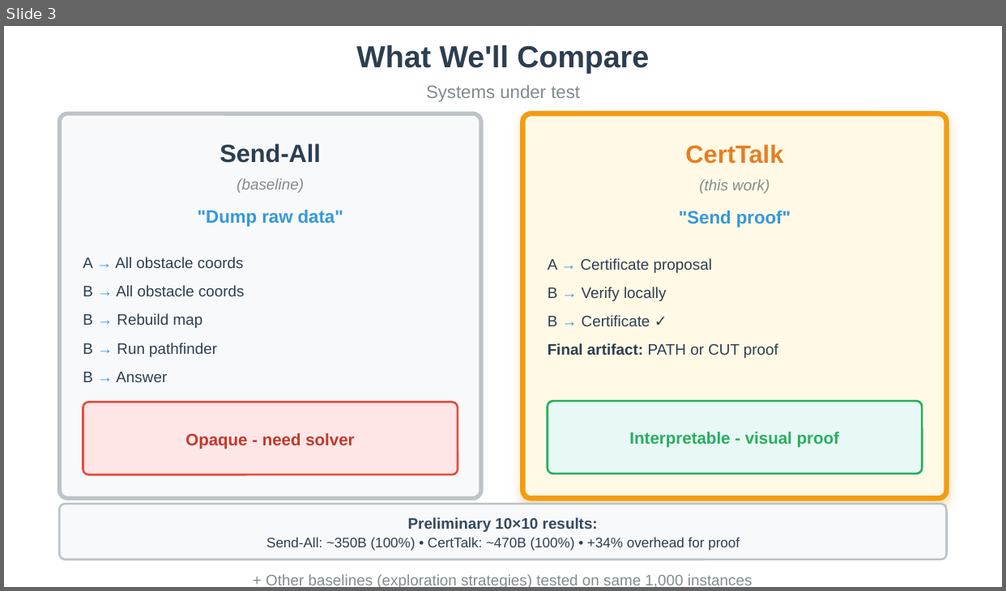
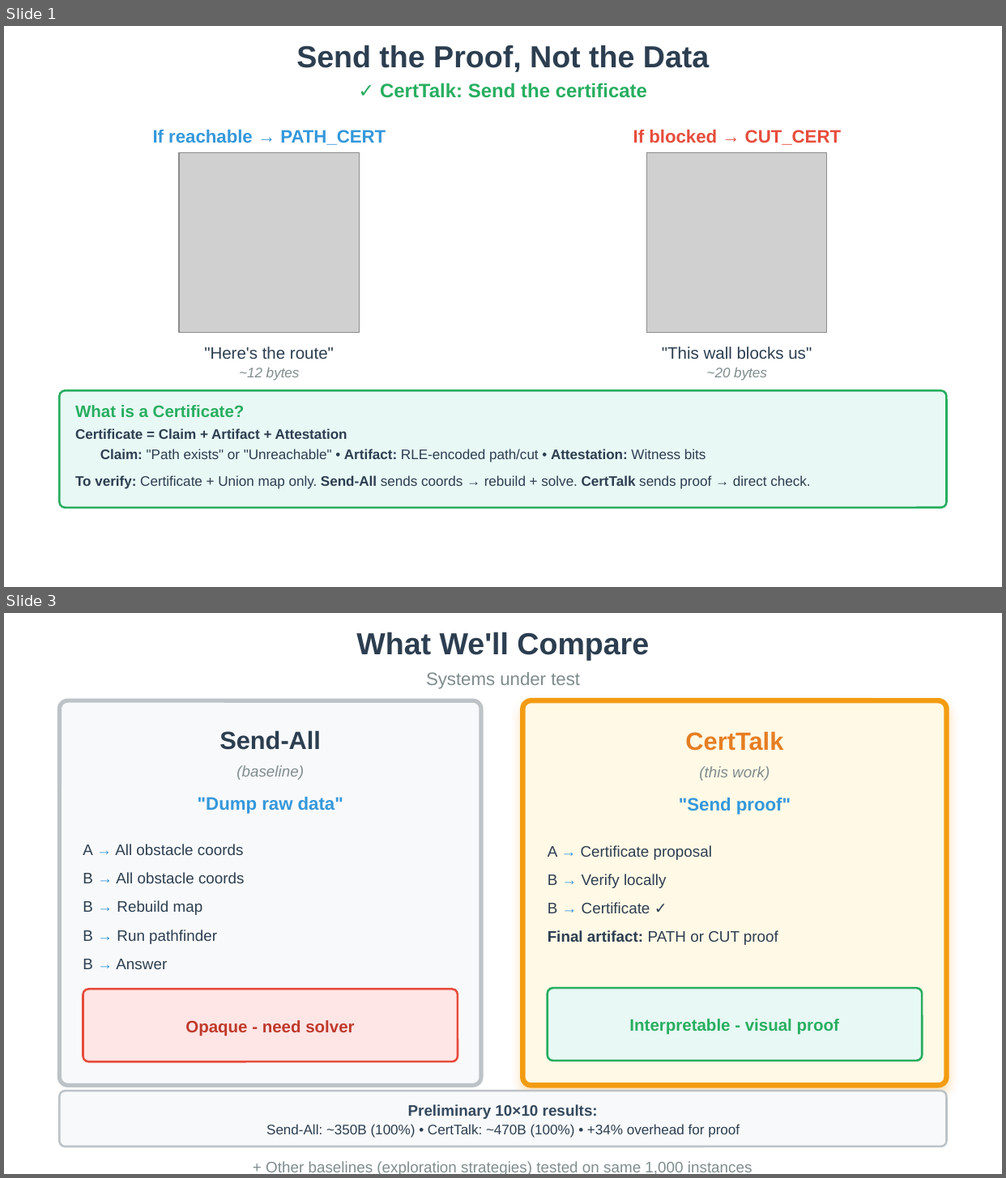
Before and after one commit to Bryan-Nsoh/slide-maker, a slide deck: projects/certtalk/v2-results/CertTalk_Presentation_v2.pptx. Shown one above the other, each under a label of ours: slide 3 before the commit, slides 1 and 3 after it; the slides between them are not shown. The pictures are 1006x591 and 1006x1178 pixels, drawn with LibreOffice and Linux fonts; fonts in the diff are those of the drawing; grey boxes stand for pictures. Boxes give left, top, right and bottom in pixels: in the first picture for what was removed or moved away, otherwise in the second. Text is boxed around its words. In the diff, an @@ line names an element or a change of style, - is before the commit and + after.

```diff
--- a/projects/certtalk/v2-results/CertTalk_Presentation_v2.pptx
+++ b/projects/certtalk/v2-results/CertTalk_Presentation_v2.pptx
@@ slide 1 added at [4, 26, 1002, 587], background #FFFFFF @@
@@ text added at [296, 45, 709, 72], 22 pt, text #2C3E50, bold @@
+Send the Proof, Not the Data
@@ text added at [380, 83, 647, 98], 14 pt, text #27AE60, bold @@
+✓ CertTalk: Send the certificate
@@ text added at [153, 130, 386, 145], 13 pt, text #3498DB, bold @@
+If reachable → PATH_CERT
@@ text added at [633, 130, 841, 145], 13 pt, text #E74C3C, bold @@
+If blocked → CUT_CERT
@@ picture added at [179, 152, 360, 333] @@
@@ picture added at [646, 152, 827, 333] @@
@@ text added at [204, 347, 334, 359], 12 pt, text #2C3E50 @@
+"Here's the route"
@@ text added at [662, 347, 812, 359], 12 pt, text #2C3E50 @@
+"This wall blocks us"
@@ text added at [239, 367, 300, 381], 10 pt, text #7F8C8D, italic @@
+~12 bytes
@@ text added at [707, 367, 767, 381], 10 pt, text #7F8C8D, italic @@
+~20 bytes
@@ rounded rectangle added at [60, 391, 947, 508], fill #E8F8F5, outline #27AE60 1.5 pt @@
@@ text added at [75, 405, 245, 417], 12 pt, text #27AE60, bold @@
+What is a Certificate?
@@ text added at [75, 429, 347, 439], 10 pt, text #2C3E50, bold @@
+Certificate = Claim + Artifact + Attestation
@@ text added at [100, 449, 706, 463], 10 pt, text #2C3E50 @@
+• Claim: "Path exists" or "Unreachable" • Artifact: RLE-encoded path/cut • Attestation: Witness bits
@@ text added at [75, 476, 810, 489], 10 pt, text #2C3E50 @@
+To verify: Certificate + Union map only. Send-All sends coords → rebuild + solve. CertTalk sends proof → direct check.
```
Also in this commit, not shown: 1 slide changed, 2 other slides added, 3 slides removed, 8 other files.
